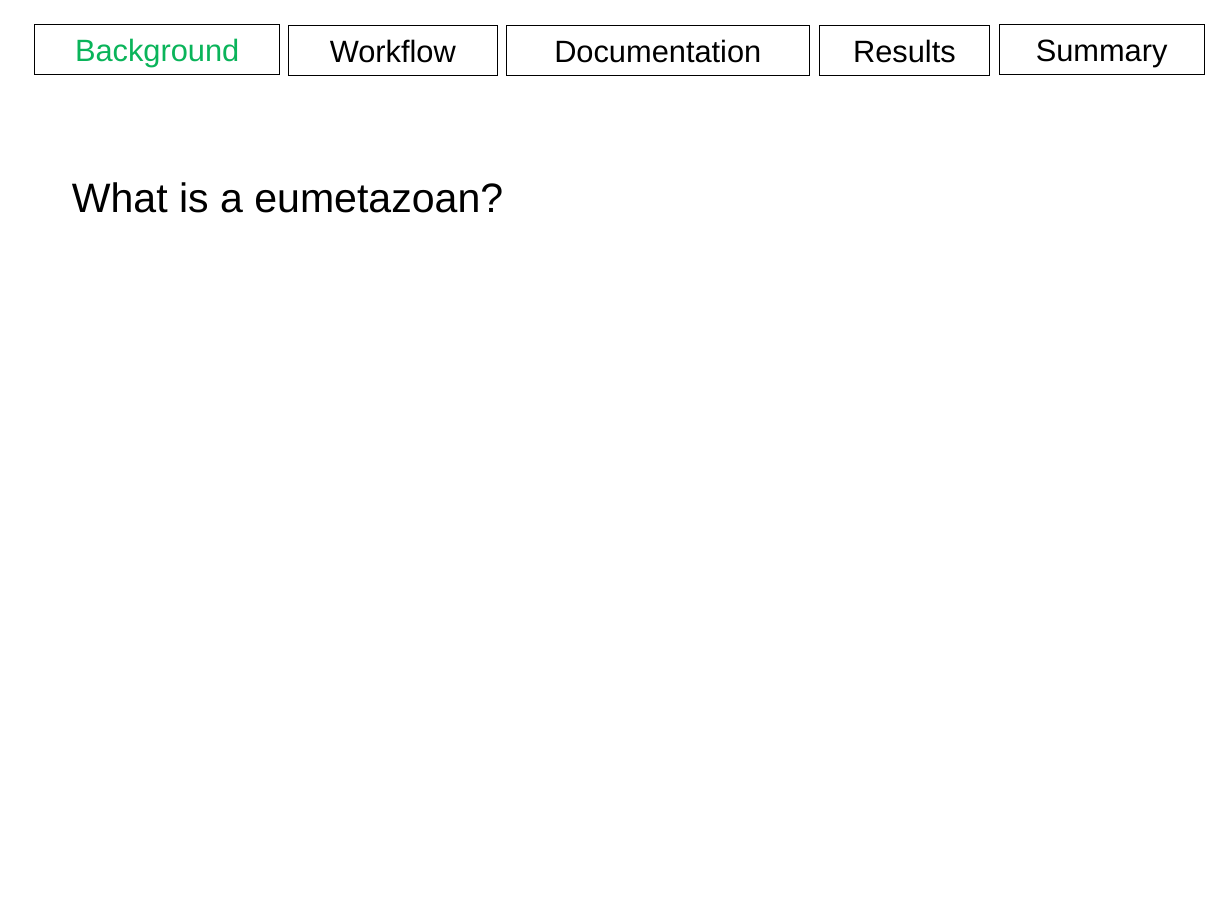
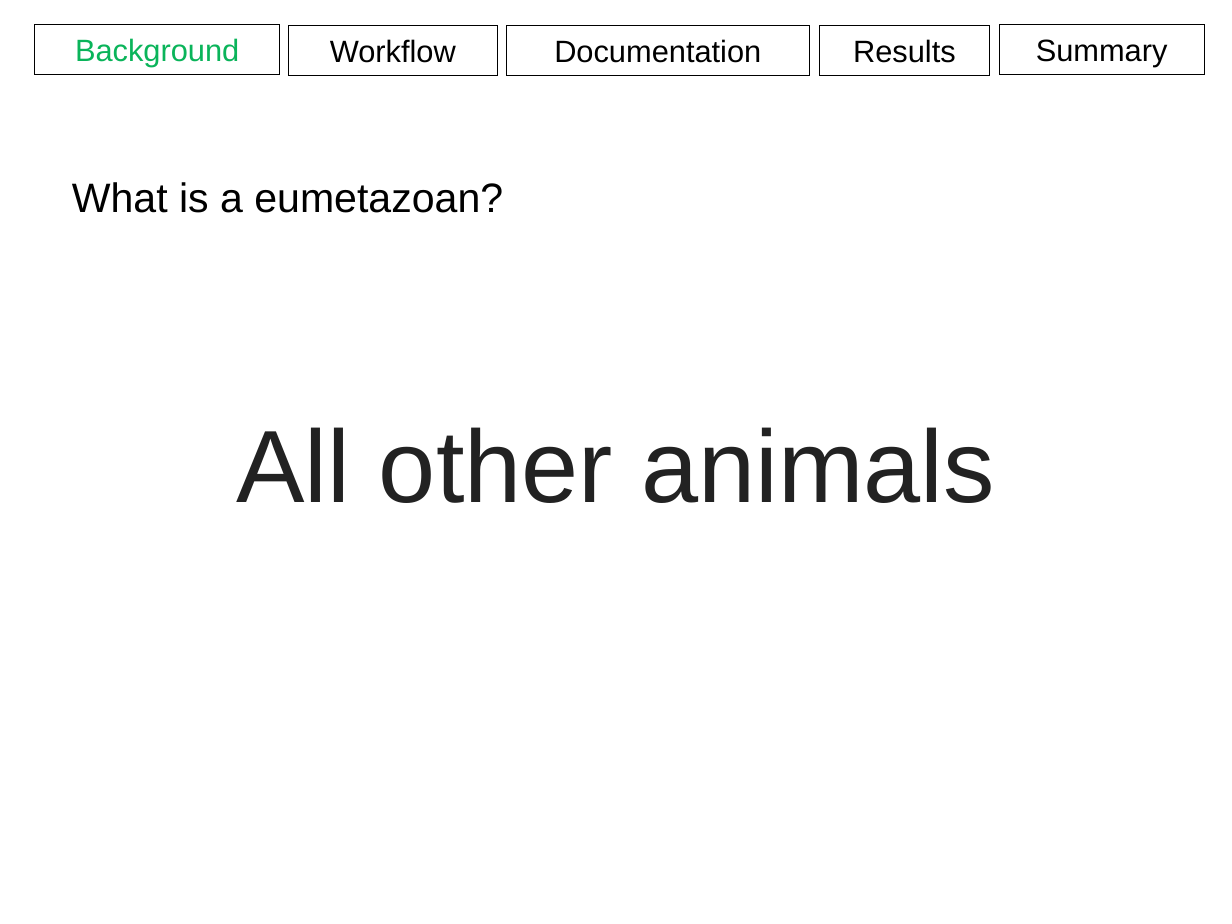
Before and after one commit to aweeger/BCB546X_FinalGroup, a slide deck: slide 7 of Presentation.pptx. Drawn at 1232x924 pixels with LibreOffice and Linux fonts; fonts in the diff are those of the drawing. Boxes give left, top, right and bottom in pixels: in the first picture for what was removed or moved away, otherwise in the second. Text is boxed around its words. In the diff, an @@ line names an element or a change of style, - is before the commit and + after.

```diff
--- a/Presentation.pptx
+++ b/Presentation.pptx
@@ text added at [237, 427, 995, 503], 60 pt, text #222222 @@
+All other animals
```
Also in this commit, not shown: 18 other slides changed, 2 slides removed, 1 other file.
